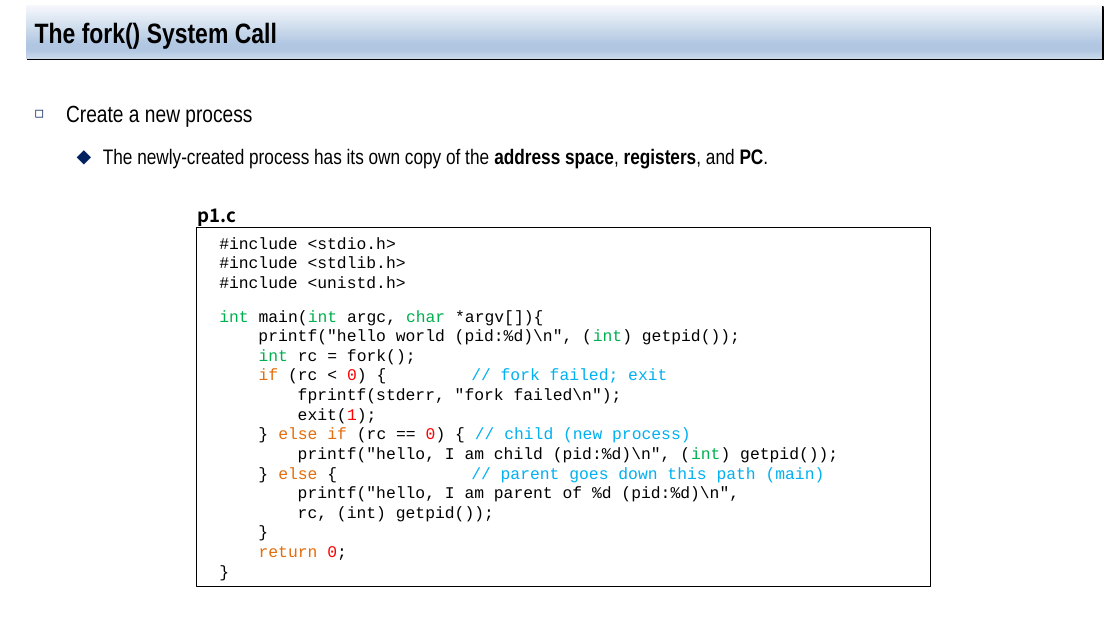
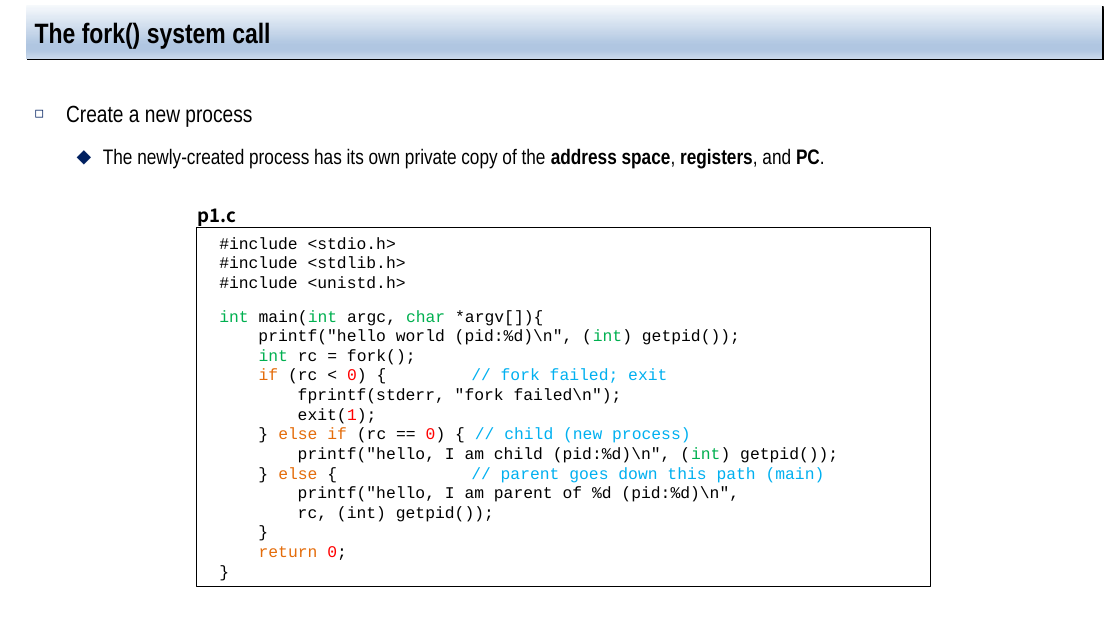
Before and after one commit to jachermocilla/extra-course-materials, a slide deck: slide 6 of cmsc125/ostep/slides/01.Virtualization/05.Interlude_process_api.pptx (slide 5 before the commit). Drawn at 1120x630 pixels with LibreOffice and Linux fonts; fonts in the diff are those of the drawing. Boxes give left, top, right and bottom in pixels: in the first picture for what was removed or moved away, otherwise in the second. Text is boxed around its words. In the diff, an @@ line names an element or a change of style, - is before the commit and + after.

```diff
--- a/cmsc125/ostep/slides/01.Virtualization/05.Interlude_process_api.pptx
+++ b/cmsc125/ostep/slides/01.Virtualization/05.Interlude_process_api.pptx
@@ title at [35,20,270,48]: text changed @@
-The fork() System Call
+The fork() system call
@@ text at [103,148,825,169]: text changed @@
-  ⬥ The newly-created process has its own copy of the address space, registers, and PC.
+  ⬥ The newly-created process has its own private copy of the address space, registers, and PC.
```
Also in this commit, not shown: 7 other slides changed, 5 slides added.
